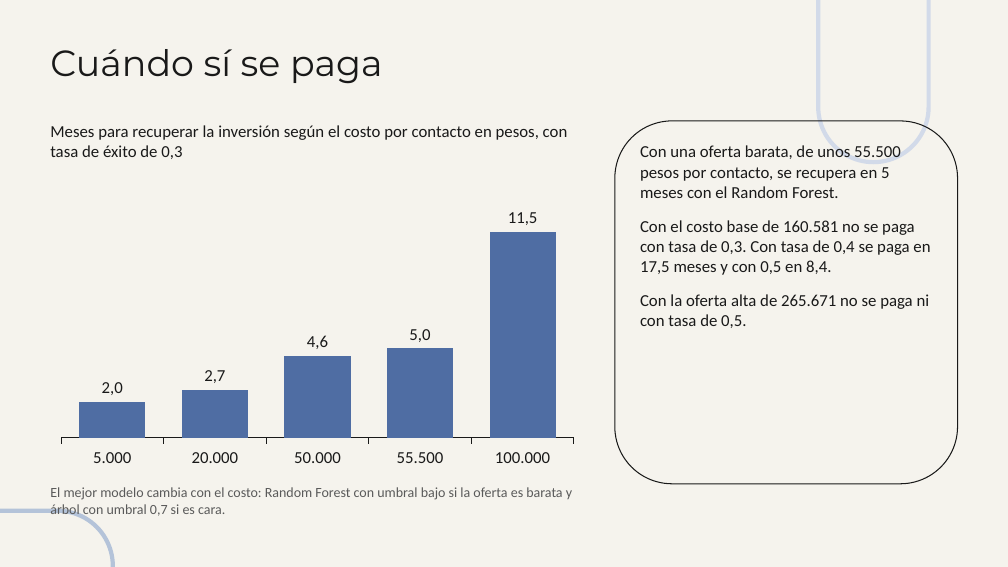
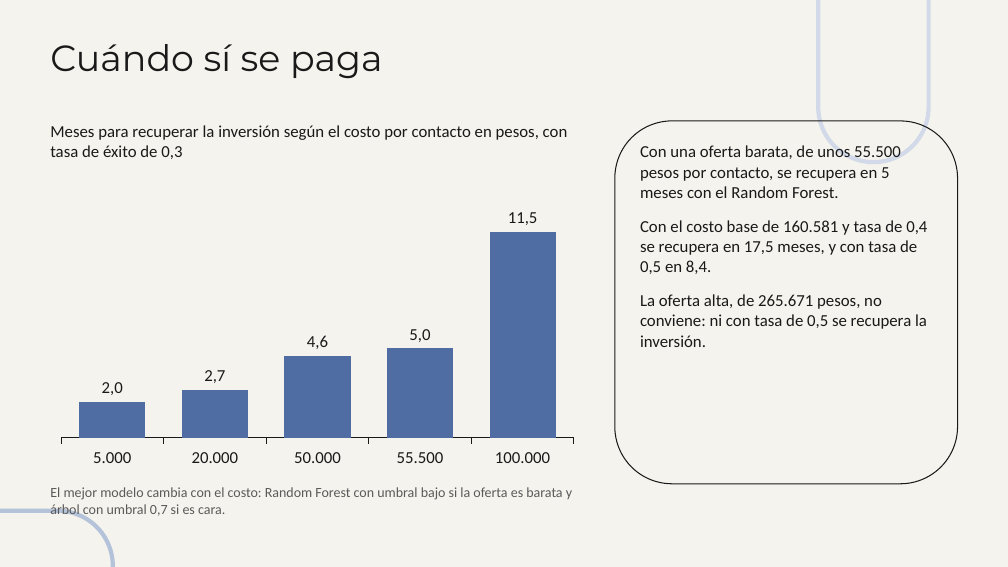
Before and after one commit to maria366p/CD_taller2, a slide deck: slide 8 of informe/Presentacion_Taller2.pptx. Drawn at 1008x567 pixels with LibreOffice and Linux fonts; fonts in the diff are those of the drawing. Boxes give left, top, right and bottom in pixels: in the first picture for what was removed or moved away, otherwise in the second. Text is boxed around its words. In the diff, an @@ line names an element or a change of style, - is before the commit and + after.

```diff
--- a/informe/Presentacion_Taller2.pptx
+++ b/informe/Presentacion_Taller2.pptx
@@ title "Cuándo sí se paga" at box(50, 44, 383, 79): line spacing 1 to 0.9 @@
@@ text at box(640, 220, 927, 347): text changed @@
-Con el costo base de 160.581 no se paga con tasa de 0,3. Con tasa de 0,4 se paga en 17,5 meses y con 0,5 en 8,4.
-Con la oferta alta de 265.671 no se paga ni con tasa de 0,5.
+Con el costo base de 160.581 y tasa de 0,4 se recupera en 17,5 meses, y con tasa de 0,5 en 8,4.
+La oferta alta, de 265.671 pesos, no conviene: ni con tasa de 0,5 se recupera la inversión.
```
Also in this commit, not shown: 7 other slides changed, 1 slide added, 1 slide removed.
